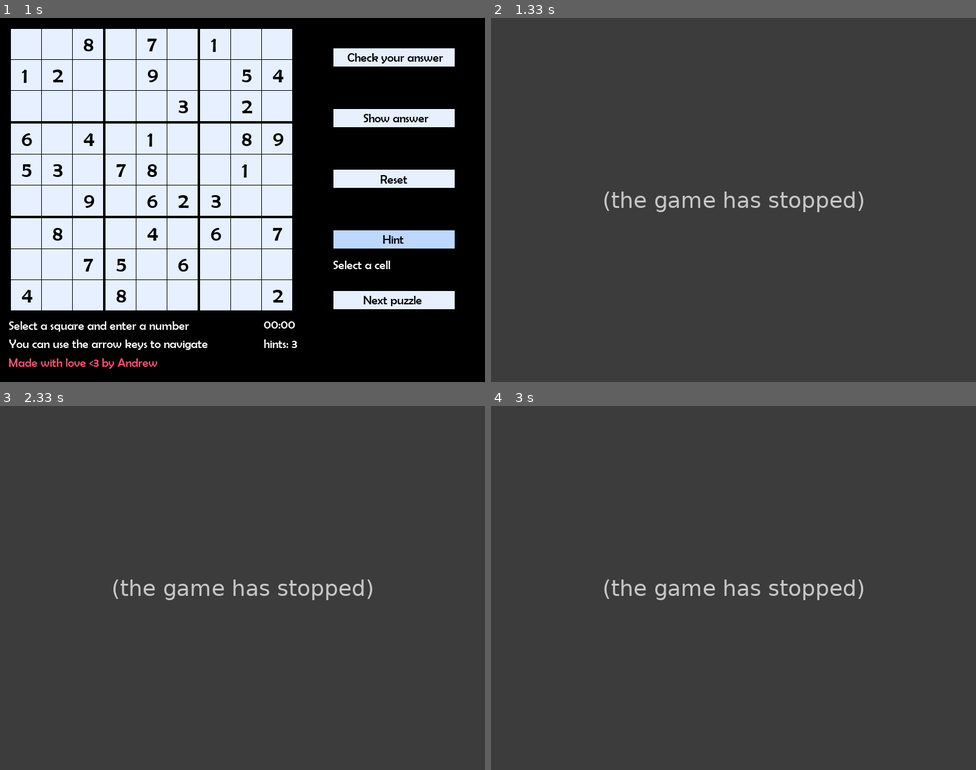
Above: before the commit, frames 1-4 (two rows, left to right).
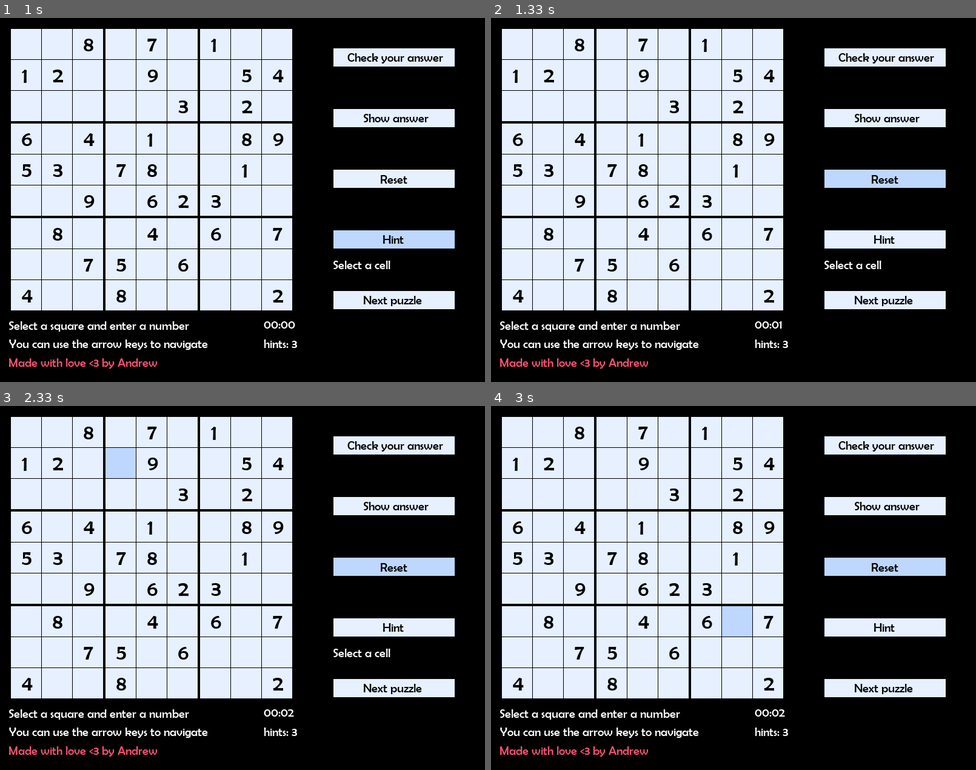
Above: after the commit, the same moments.

Repository: bafyle/Sudoku-game-using-Pygame
Game: pygame game, started from sudoku.py
Same seed, same stepped clock (60 frames per second), same inputs: the game is played once before the commit and once after it.
Inputs (mouse positions are in pixels of both pictures, inside the frame that each line leads up to):
- Up to frame 1 (1 s): click (392, 58) at 0.38 s; click (392, 240) at 0.72 s
- Up to frame 2 (1.33 s): click (883, 178) at 1.05 s
- Up to frame 3 (2.33 s): click (92, 675) at 1.38 s; click (392, 566) at 1.72 s; click (116, 453) at 2.05 s
- Up to frame 4 (3 s): click (558, 577) at 2.38 s; click (733, 631) at 2.72 s

Frame 1 is identical in both runs. In frame 2, 100% of the frame differs, in the area x 0-100%, y 0-100%; in frame 3, 100%; in frame 4, 100%.
Error before the commit: AttributeError: 'NoneType' object has no attribute 'selected' (sudoku.py line 234); the game stopped at 1.05 s (later frames are placeholders)

Commit message:
fixed a bug in reset button
fixed a bug in the reset button where if you didn't select a cell and pressed the reset button gives and runtime error and added some more description to the code

Diff:
--- a/sudoku.py
+++ b/sudoku.py
@@ -14,7 +14,7 @@
     quit(1)
 
 
-class database:
+class Database:
     def __init__(self, dbpath: str):
         self.databasePath = dbpath
 
@@ -56,6 +56,9 @@
 
 # cell class which is a rectangle with some attributes
 class cell(object):
+    """
+    A cell is a pygame rectangle that has string in the middle.
+    """
     def __init__(self, number: int, attributes: tuple, win: pygame.Surface):
         self.number = number
         self.empty = number == 0
@@ -68,6 +71,10 @@
         self.win = win
 
     def select(self) -> None:
+        """
+        Select or deselect the cell, selecting a cell means change its color
+        to SELECTED_COLOR and deselecting a cell means return its color to NORMAL_COLOR
+        """
         self.selected = not self.selected
         if not self.selected:
             self.color = self.NORMAL_COLOR
@@ -75,6 +82,9 @@
             self.color = self.SELECTED_COLOR
 
     def drawText(self, game_font: pygame.freetype.Font) -> None:
+        """
+        Drawing the cell text to the window, which is a single digit number
+        """
         if not self.empty:
             game_font.render_to(self.win, (self.attributes[0]+18, self.attributes[1]+16),
                                 str(self.number), (0, 0, 0))
@@ -82,10 +92,17 @@
             game_font.render_to(self.win, (self.attributes[0]+18, self.attributes[1]+16),
                                 str(self.number), (255, 0, 0))
     def drawRect(self):
+        """
+        Drawing the rectangle to the window
+        """
         pygame.draw.rect(self.win, self.color, self.rect)
 
-# base button class
 class Button(object):
+    """
+    a Button class is like the cell class, a pygame rectangle and a
+    text in the middle of that rectangle but it has different calculation
+    for the position of the text
+    """
     def __init__(self, text: str, attributes: tuple, win: pygame.Surface):
         self.text = text
         self.attributes = attributes
@@ -115,13 +132,18 @@
         game_font.render_to(self.win, (self.attributes[0]+padding, self.attributes[1]+8),
                             self.text, (0, 0, 0))
 
-    # change the color of the cell if the mouse is hovering on the button
     def onMouseEnter(self):
+        """
+        change the color of the cell if the mouse is hovering on the button
+        """
         if self.Enable:
             self.color = self.MOUSE_ON_COLOR
 
-    # change the color back of the cell if the mouse was hovering on the button and leaved
+
     def onMouseExit(self):
+        """
+        Change the color back of the cell if the mouse was hovering on the button and leaved
+        """
         if self.Enable:
             self.color = self.NORMAL_COLOR
 
@@ -138,7 +160,14 @@
         super().__init__(text, attributes, win)
 
     def isPuzzleValid(self, puzzle: list) -> bool:
-        # return true if all cells have a valid number and false otherwise
+        """
+        Return true if the puzzle is correct and false otherwise, by calling
+        the isThereOnce method in the Solver Class.
+        the puzzle may have more that one solution, by checking if every number is
+        not repeated more than once in its row, column and 3x3 square, we make sure that
+        this answer is correct rather than checking if the puzzle is equal to the solved puzzle
+        from the algorithm
+        """
         if self.Enable:
             self.solver = Solver(puzzle)
             for i in range(9):
@@ -162,11 +191,11 @@
         super().__init__(text, attributes, win)
 
         # create instance of database class with the path to the database
-        self.databaseConnection = database("puzzles/puzzles.db")
+        self.databaseConnection = Database("puzzles/puzzles.db")
 
 
     def getPuzzle(self, puzzleIndex: int) -> list:
-        # return the a new list full of the new puzzle
+        """Get the text puzzle from the database adn convert it to a list"""
         if self.Enable:
 
             # get the puzzle from the database as string
@@ -187,9 +216,21 @@
 
 # board class
 class Board(object):
+    """
+    This class is for managing the board: add a number to the puzzle , solve the puzzle, etc...
+    """
     def __init__(self, puzzle: list, win: pygame.Surface):
         self.puzzle = puzzle
         self.OriginalPuzzle = copy.deepcopy(puzzle)
+        """
+        since python is not using calling by reference nor calling by value,
+        OriginalPuzzle must be a new variable that has the same values as puzzle
+        but it is not the same instance of puzzle
+        print(self.OriginalPuzzle is puzzle) should output False
+
+        using 'self.OriginalPuzzle = puzzle' will affect the OriginalPuzzle variable
+        if we modified the puzzle variable and we don't want that
+        """
         self.cells = []
         self.solved = False
         self.selectedCell = None
@@ -210,20 +251,20 @@
             x = 0
             self.cells.append(innerList)
 
-        # solve the puzzle and store it in a new variable
-        self.solvedPuzzle = copy.deepcopy(puzzle)
+        # solve the puzzle and store it in a new variable using deepcopy
+        self.solvedPuzzle = copy.deepcopy(self.OriginalPuzzle)
         solver = Solver(self.solvedPuzzle)
         solver.solve()
 
     def refreshCells(self) -> list:
-        # insert the numbers of the puzzle to the cells and return the new cells
+        """insert the numbers of the puzzle to the cells and return the new cells"""
         for i in range(9):
             for j in range(9):
                 number = self.puzzle[i][j]
                 self.cells[i][j].number = number
 
     def isFull(self) -> bool:
-        # check if the the puzzle is full
+        """check if the the puzzle is full"""
         for i in range(9):
             for j in range(9):
                 if puzzle[i][j] == 0:
@@ -231,7 +272,8 @@
         return True
 
     def clearSelection(self) -> None:
-        if self.selectedCell.selected:
+        """Deselect the selected cell and reset the selectedCell and indexOfSelectedCell variables"""
+        if self.selectedCell is not None and self.selectedCell.selected:
             self.selectedCell.select()
         self.selectedCell = None
         self.indexOfSelectedCell = ()
@@ -261,6 +303,9 @@
 
 
 def main():
+    """
+    Main function
+    """
     pygame.init()
 
     # framerate clock
@@ -299,8 +344,9 @@
     notificationString = ""
     showNotification = False
     notificationTimer = time.time()
-    NOTIFICATION_PLACE1 = (550, 100)
-    NOTIFICATION_PLACE2 = (550, 400)
+    NOTIFICATION_PLACE1 = (550, 100) # Under the CheckValidButton
+    NOTIFICATION_PLACE2 = (550, 400) # Under the HintButton
+    # set the notificationPlace to be under the CheckValidButton as default value
     notificationPlace = NOTIFICATION_PLACE1
 
     # a timer to tell user how much time he spent
@@ -310,7 +356,7 @@
 
     # start the background music
     pygame.mixer.music.load("sounds/background.mp3")
-    pygame.mixer.music.play(-1)
+    pygame.mixer.music.play(-1) # infinite loop, play the music again after it finishes
     pygame.mixer.music.set_volume(0.3)
 
     # # load the correct sound effect
@@ -330,6 +376,8 @@
         # event handling loop
         for event in pygame.event.get():
             if event.type == pygame.QUIT:
+                # if the user closed the window then break the loop and close
+                # the database connection
                 running = False
                 buttons[3].databaseConnection.closeConnection()
 
@@ -360,7 +408,7 @@
 
                     # check valid button
                     if buttons[0].rect.collidepoint(pygame.mouse.get_pos()) and buttons[0].Enable:
-                        validPuzzle = buttons[0].isPuzzleValid(puzzle)
+                        validPuzzle = buttons[0].isPuzzleValid(board.puzzle)
 
                         # notify the user if the puzzle is valid or not
                         if validPuzzle:
@@ -408,8 +456,11 @@
 
                     # hint button
                     elif buttons[4].rect.collidepoint(pygame.mouse.get_pos()):
+                        # if that button is enabled and he selected a place
                         if buttons[4].Enable:
                             if board.selectedCell is not None:
+                                # then subtract the hints variable by 1
+                                # and get the right number from board.solvedPuzzle list
                                 hints -= 1
                                 if hints <= 0:
                                     buttons[4].Enable = False
